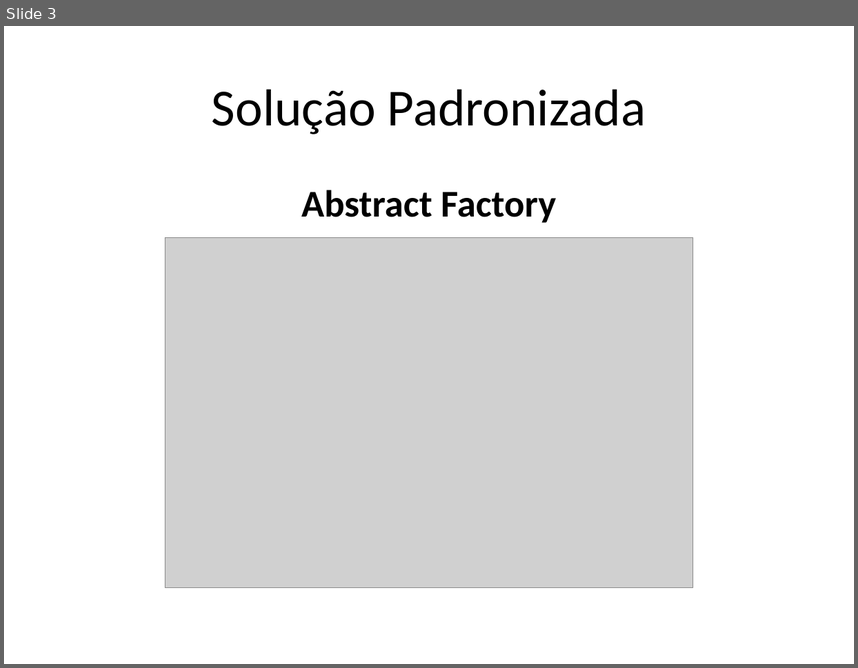
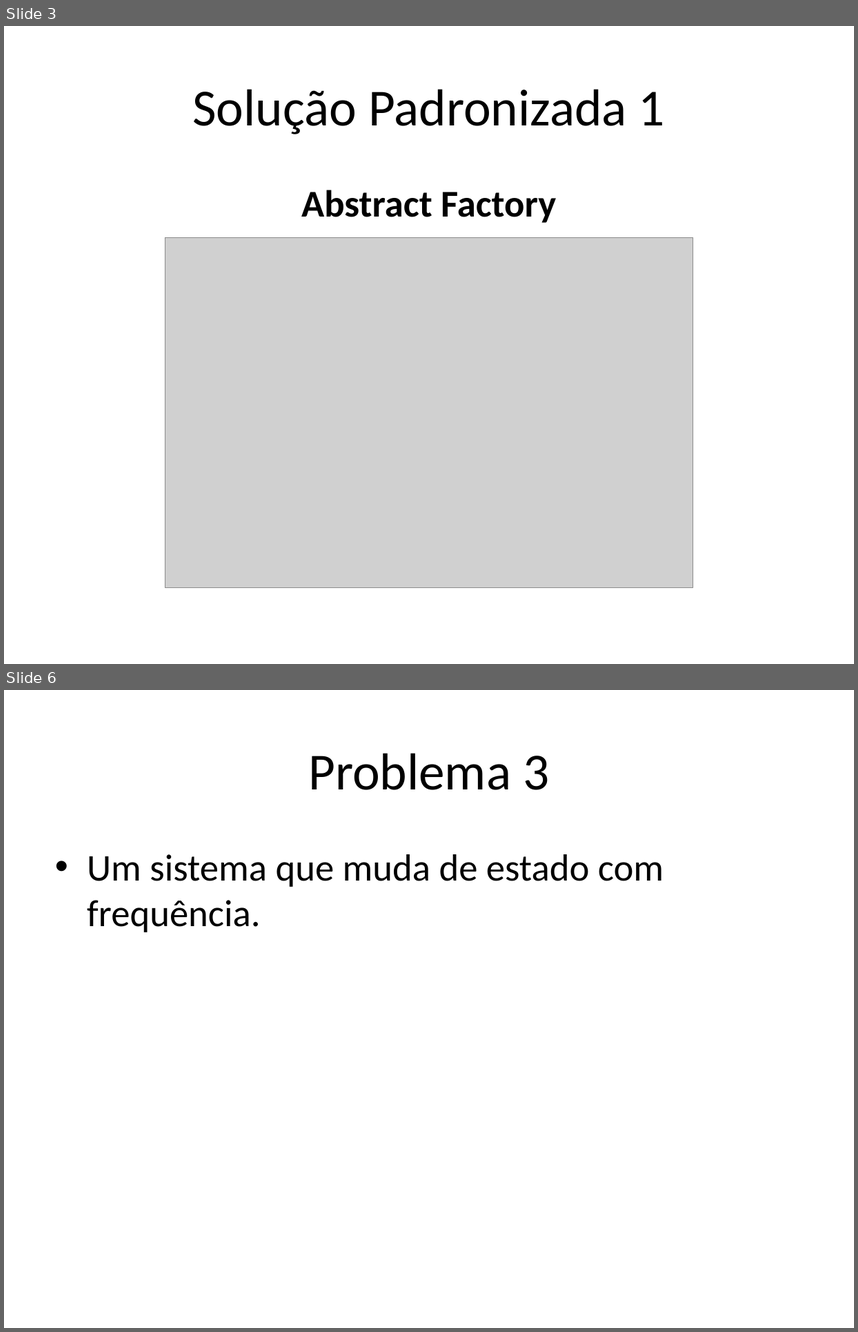
Before and after one commit to DudsNascimento/DuDente, a slide deck: Exemplo de Padrão de Projeto.pptx. Shown one above the other, each under a label of ours: slide 3 before the commit, slides 3 and 6 after it; the slides between them are not shown. The pictures are 858x668 and 858x1332 pixels, drawn with LibreOffice and Linux fonts; fonts in the diff are those of the drawing; grey boxes stand for pictures. Boxes give left, top, right and bottom in pixels: in the first picture for what was removed or moved away, otherwise in the second. Text is boxed around its words. In the diff, an @@ line names an element or a change of style, - is before the commit and + after.

```diff
--- a/Exemplo de Padrão de Projeto.pptx
+++ b/Exemplo de Padrão de Projeto.pptx
@@ slide 6 added at [4,690,854,1328], background #FFFFFF @@
@@ title added at [308,753,549,790], 44 pt, text #000000 @@
+Problema 3
@@ text added at [87,854,664,932], 32 pt, text #000000 @@
+• Um sistema que muda de estado com frequência.
@@ slide 3 changed as well @@
@@ title at [192,89,665,134]: text changed @@
-Solução Padronizada
+Solução Padronizada 1
```
Also in this commit, not shown: 2 other slides changed, 3 other slides added.
